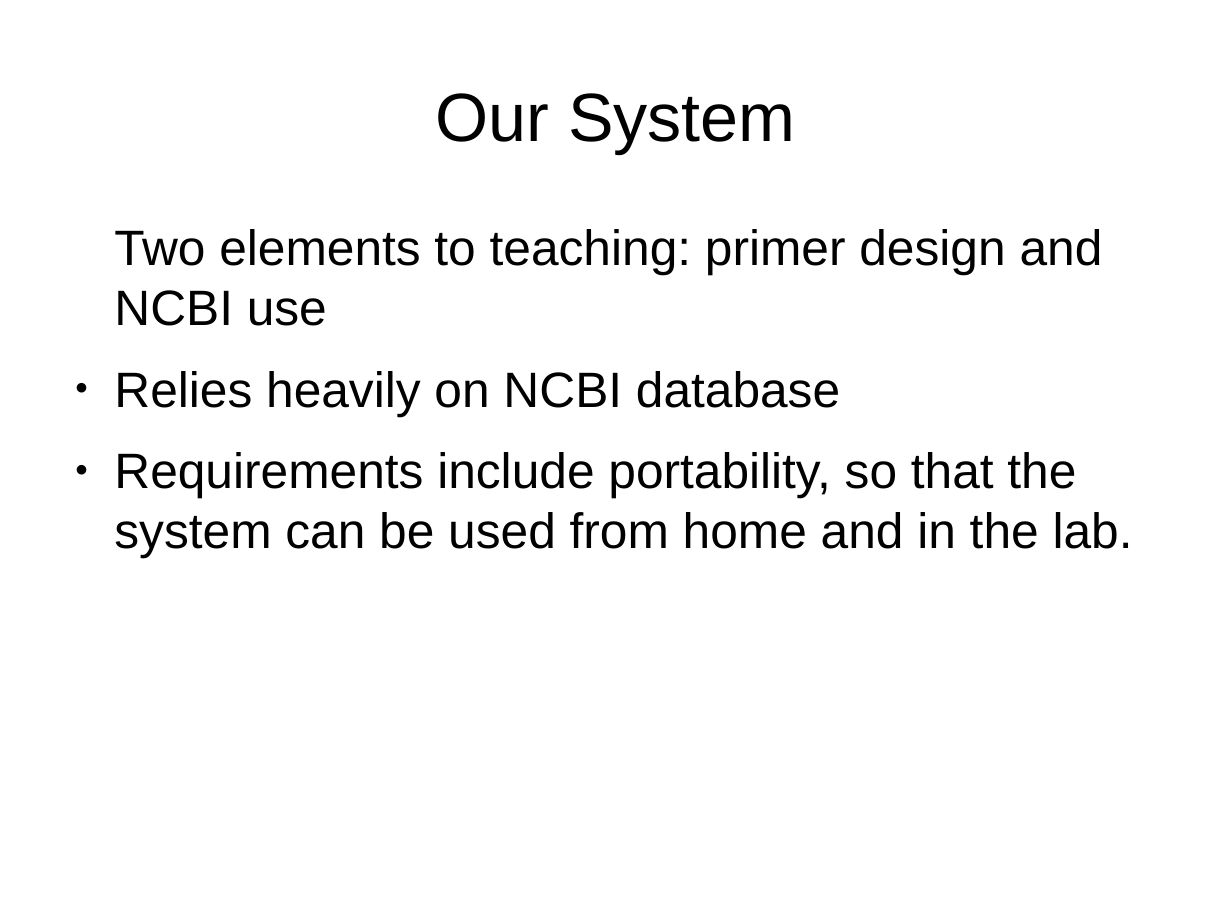
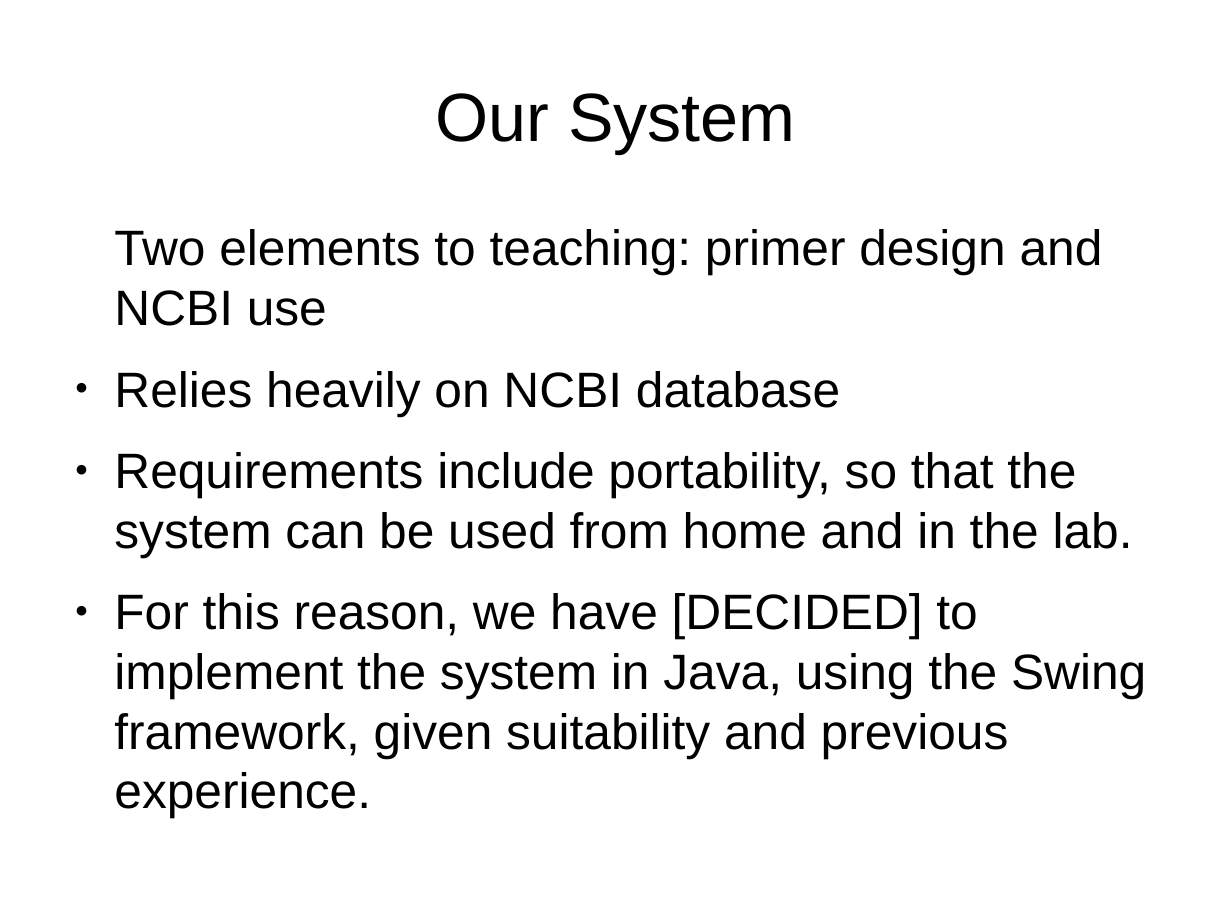
Before and after one commit to Dan-McElroy/Team-Project--Q, a slide deck: slide 13 of docs/progressPresentation/draft.odp (slide 12 before the commit). Drawn at 1232x924 pixels with LibreOffice and Linux fonts; fonts in the diff are those of the drawing. Boxes give left, top, right and bottom in pixels: in the first picture for what was removed or moved away, otherwise in the second. Text is boxed around its words. In the diff, an @@ line names an element or a change of style, - is before the commit and + after.

```diff
--- a/docs/progressPresentation/draft.odp
+++ b/docs/progressPresentation/draft.odp
@@ text at [114, 593, 1146, 818]: paragraph added @@
+● For this reason, we have [DECIDED] to implement the system in Java, using the Swing framework, given suitability and previous experience.
```
Also in this commit, not shown: 1 other slide changed, 2 slides added.
